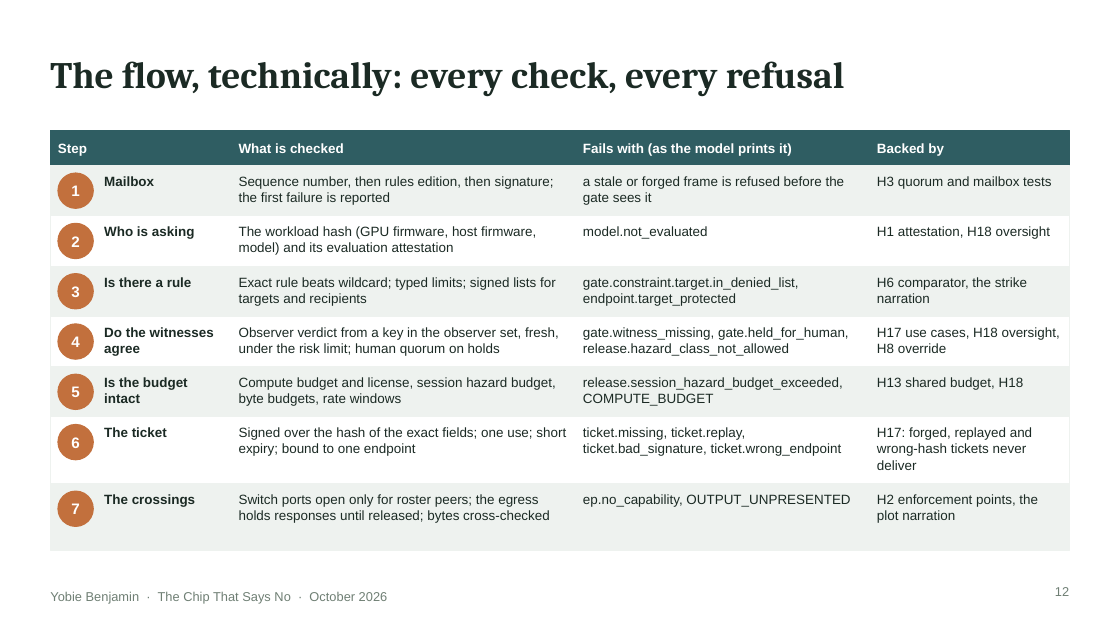
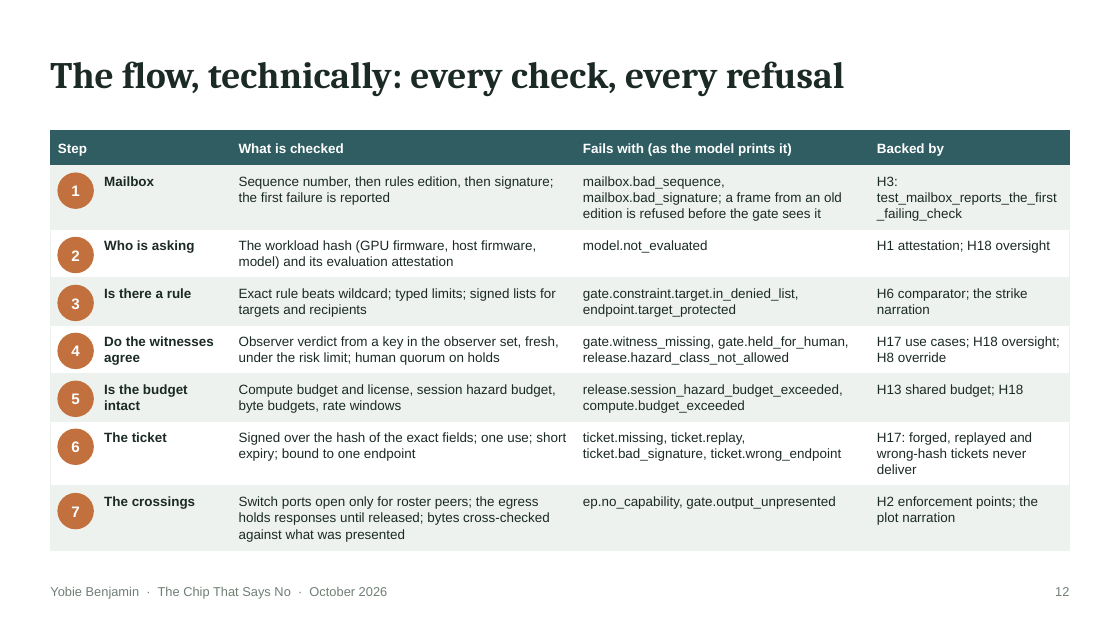
Before and after one commit to YobieBenjamin/safety-governor, a slide deck: slide 12 of docs/brief/chip-that-says-no-brief.pptx. Drawn at 1120x630 pixels with LibreOffice and Linux fonts; fonts in the diff are those of the drawing. Boxes give left, top, right and bottom in pixels: in the first picture for what was removed or moved away, otherwise in the second. Text is boxed around its words. In the diff, an @@ line names an element or a change of style, - is before the commit and + after.

```diff
--- a/docs/brief/chip-that-says-no-brief.pptx
+++ b/docs/brief/chip-that-says-no-brief.pptx
@@ rectangle: place and size @@
-rectangle at [50, 166, 1070, 216]
+rectangle at [50, 166, 1070, 230]
@@ text at [583, 176, 842, 221]: text changed @@
-a stale or forged frame is refused before the gate sees it
+mailbox.bad_sequence, mailbox.bad_signature; a frame from an old edition is refused before the gate sees it
@@ text at [877, 176, 1057, 221]: text changed @@
-H3 quorum and mailbox tests
+H3: test_mailbox_reports_the_first_failing_check
@@ 4 texts, 1 rectangle, 1 ellipse: place and size @@
-4 texts, 1 rectangle, 1 ellipse at [50, 216, 1070, 266]
+4 texts, 1 rectangle, 1 ellipse at [50, 230, 1070, 278]
@@ text at [877, 240, 1051, 253]: text changed @@
-H1 attestation, H18 oversight
+H1 attestation; H18 oversight
@@ 5 texts, 3 rectangles, 2 ellipses: place and size @@
-5 texts, 3 rectangles, 2 ellipses at [50, 266, 1070, 417]
+5 texts, 3 rectangles, 2 ellipses at [50, 278, 1070, 422]
@@ text at [877, 288, 1028, 314]: text changed @@
-H6 comparator, the strike narration
+H6 comparator; the strike narration
@@ text "Do the witnesses agree": place and size @@
-text "Do the witnesses agree" at [104, 327, 214, 356]
+text "Do the witnesses agree" at [104, 336, 214, 365]
@@ text "Observer verdict from a key ...": place and size @@
-text "Observer verdict from a key ..." at [239, 327, 559, 356]
+text "Observer verdict from a key ..." at [239, 336, 559, 365]
@@ text "gate.witness_missing, gate.held_for_human, release.hazard_cl ...": place and size @@
-text "gate.witness_missing, gate.held_for_human, release.hazard_cl ..." at [583, 327, 849, 356]
+text "gate.witness_missing, gate.held_for_human, release.hazard_cl ..." at [583, 336, 849, 365]
@@ text at [877, 336, 1060, 362]: text changed @@
-H17 use cases, H18 oversight, H8 override
+H17 use cases; H18 oversight; H8 override
@@ 8 texts, 2 ellipses, 1 rectangle: place and size @@
-8 texts, 2 ellipses, 1 rectangle at [50, 374, 1070, 483]
+8 texts, 2 ellipses, 1 rectangle at [50, 381, 1070, 486]
@@ text at [583, 384, 843, 413]: text changed @@
-release.session_hazard_budget_exceeded, COMPUTE_BUDGET
+release.session_hazard_budget_exceeded, compute.budget_exceeded
@@ text at [877, 384, 1024, 397]: text changed @@
-H13 shared budget, H18
+H13 shared budget; H18
@@ text at [239, 496, 550, 542]: text changed @@
-Switch ports open only for roster peers; the egress holds responses until released; bytes cross-checked
+Switch ports open only for roster peers; the egress holds responses until released; bytes cross-checked against what was presented
@@ text at [583, 496, 835, 509]: text changed @@
-ep.no_capability, OUTPUT_UNPRESENTED
+ep.no_capability, gate.output_unpresented
@@ text at [877, 496, 1038, 525]: text changed @@
-H2 enforcement points, the plot narration
+H2 enforcement points; the plot narration
@@ text removed at [50, 591, 388, 604] @@
-Yobie Benjamin · The Chip That Says No · October 2026
@@ text added at [50, 586, 388, 599], 11 pt, text #6F7F74 @@
+Yobie Benjamin · The Chip That Says No · October 2026
```
Also in this commit, not shown: 17 other slides changed, 4 other files.
